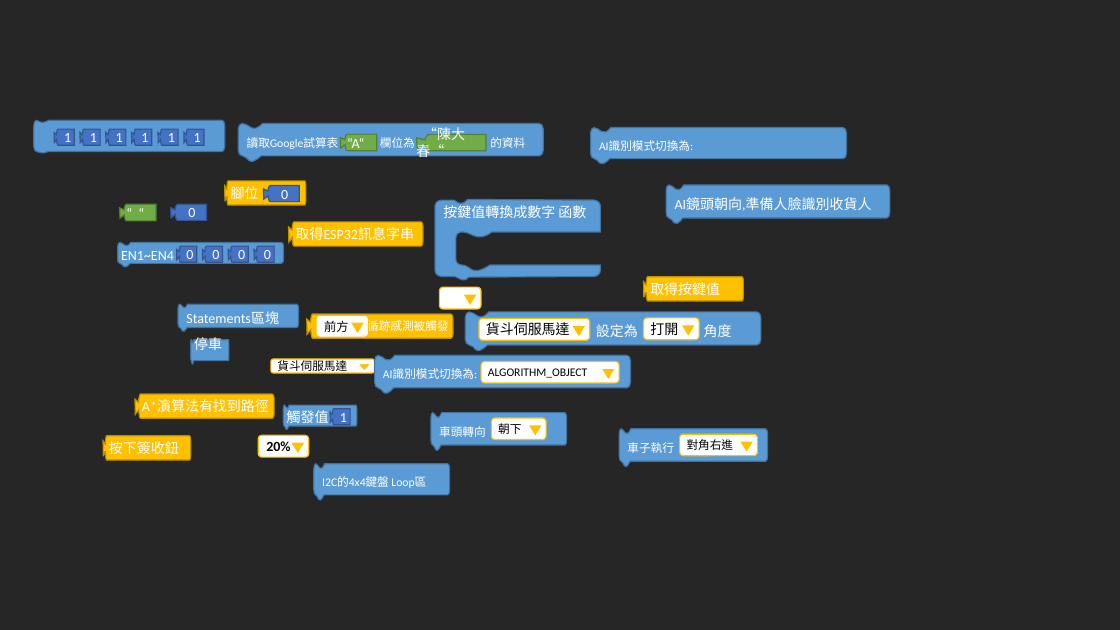
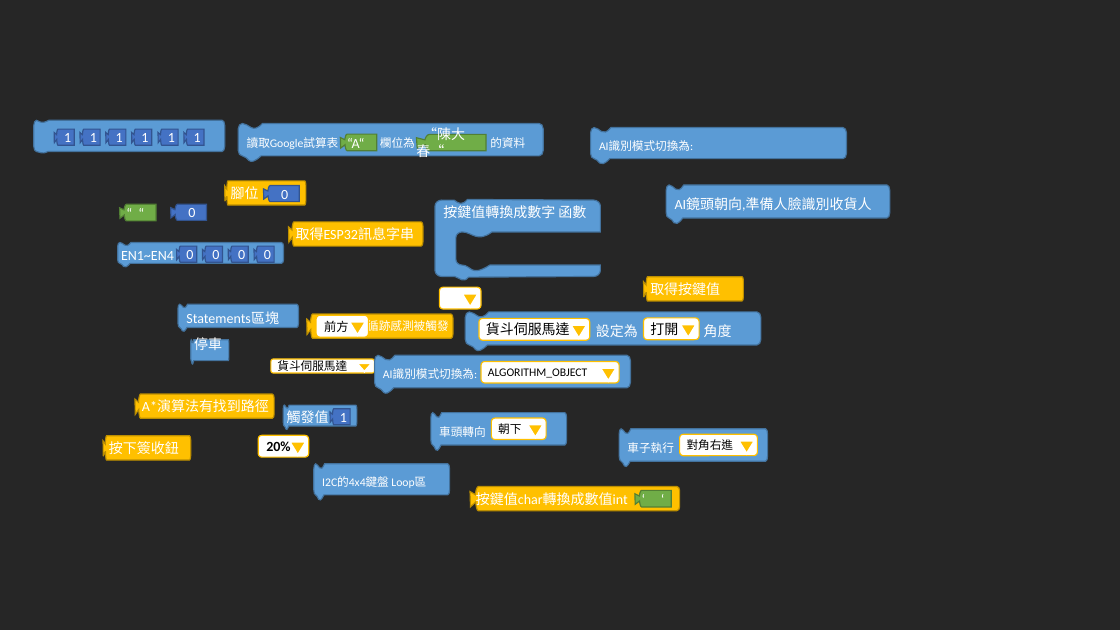
Before and after one commit to kingofamani/Arduino, a slide deck: slide 2 of tools/myCustomBlockly/block.pptx. Drawn at 1120x630 pixels with LibreOffice and Linux fonts; fonts in the diff are those of the drawing. Boxes give left, top, right and bottom in pixels: in the first picture for what was removed or moved away, otherwise in the second. Text is boxed around its words. In the diff, an @@ line names an element or a change of style, - is before the commit and + after.

```diff
--- a/tools/myCustomBlockly/block.pptx
+++ b/tools/myCustomBlockly/block.pptx
@@ freeform shape added at <box>471,486,681,511</box>, fill #FFC000, outline #BD8E00 1 pt, 12 pt, text #FFFFFF @@
+按鍵值char轉換成數值int
@@ freeform shape added at <box>635,491,671,507</box>, fill #70AD47, outline #538035 1 pt, 12 pt, text #FFFFFF @@
+‘ ‘
```
Also in this commit, not shown: 11 other files.
